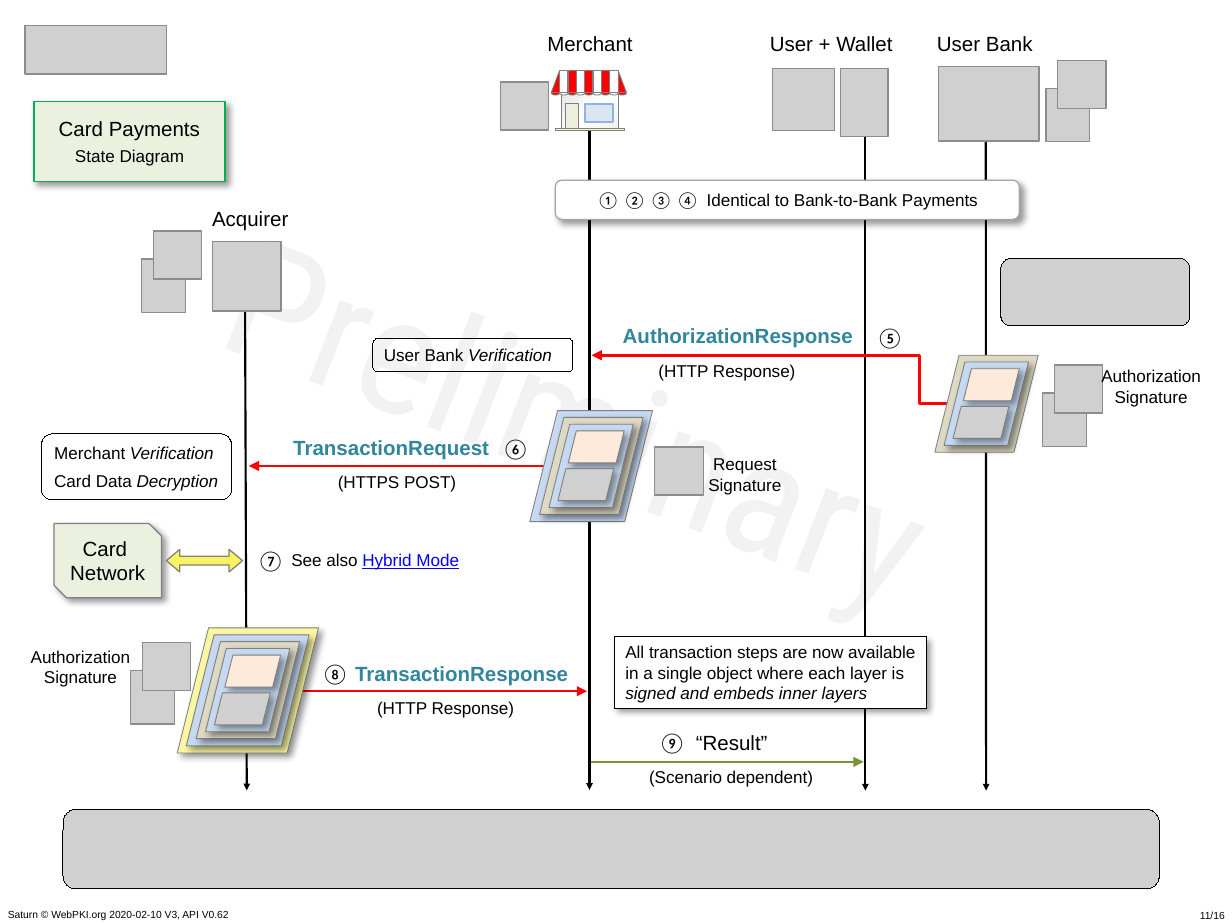
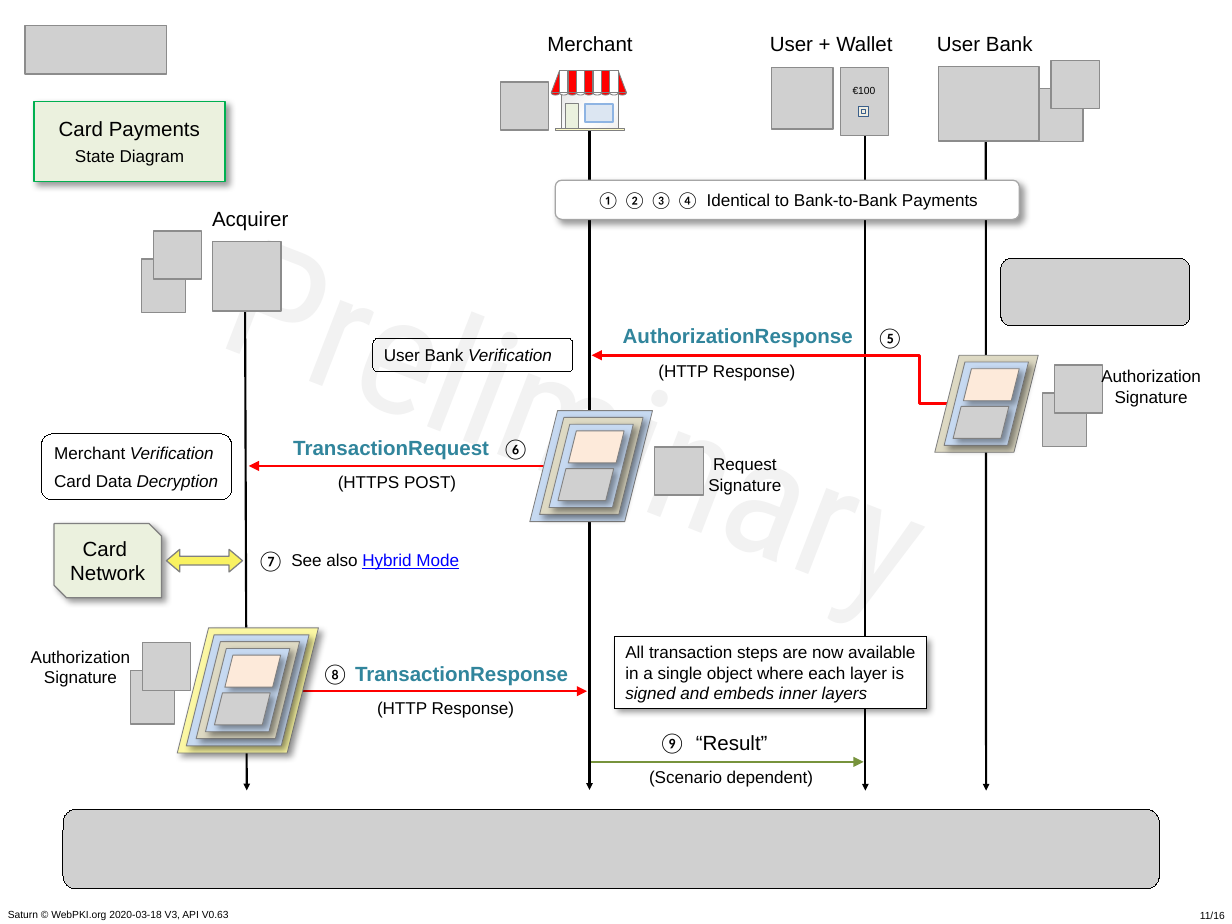
Before and after one commit to cyberphone/doc, a slide deck: slide 11 of saturn/saturn-v3-presentation.pptx. Drawn at 1232x924 pixels with LibreOffice and Linux fonts; fonts in the diff are those of the drawing; grey boxes stand for pictures; background and template pictures are left out. Boxes give left, top, right and bottom in pixels: in the first picture for what was removed or moved away, otherwise in the second. Text is boxed around its words. In the diff, an @@ line names an element or a change of style, - is before the commit and + after.

```diff
--- a/saturn/saturn-v3-presentation.pptx
+++ b/saturn/saturn-v3-presentation.pptx
@@ text added at <box>853,87,876,94</box>, 6 pt, text #000000 @@
+€100
@@ picture: place and size @@
-picture at <box>1046,89,1089,142</box>
+picture at <box>1040,89,1083,142</box>
@@ picture: place and size @@
-picture at <box>1057,60,1105,108</box>
+picture at <box>1051,60,1099,108</box>
@@ rectangle added at <box>859,106,869,116</box>, fill #EEECE1, outline #3A5F8C 0.5 pt @@
@@ rectangle added at <box>861,110,865,113</box>, fill #EEECE1, outline #3A5F8C 0.5 pt @@
@@ text at <box>8,910,229,920</box>: text changed @@
-Saturn © WebPKI.org 2020-02-10 V3, API V0.62
+Saturn © WebPKI.org 2020-03-18 V3, API V0.63
```
Also in this commit, not shown: 15 other slides changed, 7 other files.
